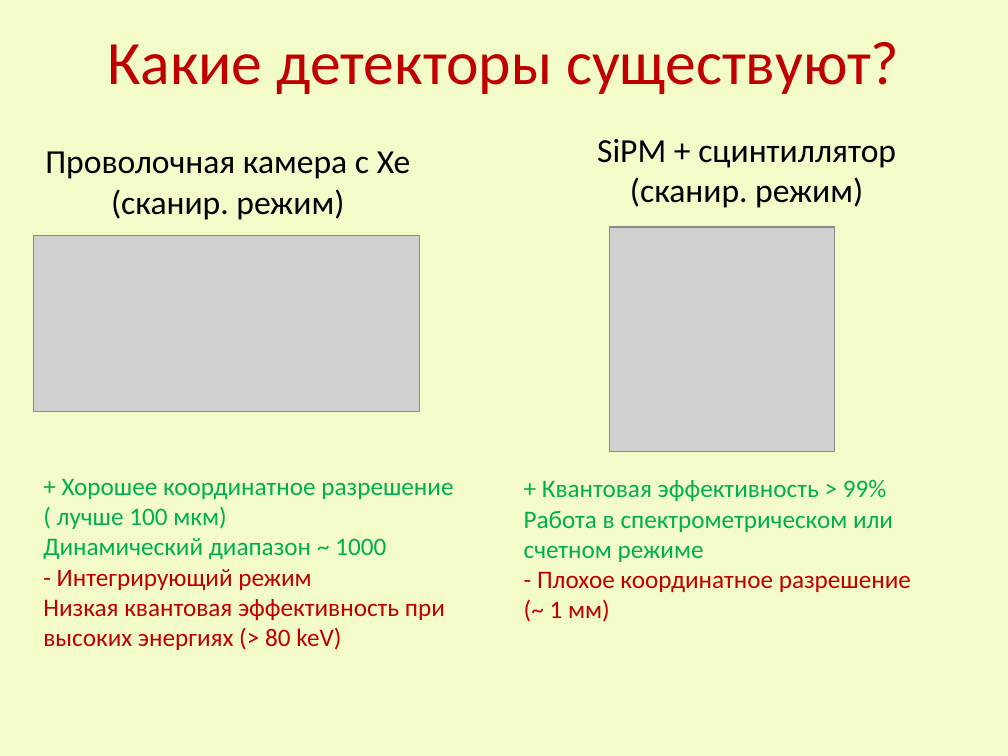
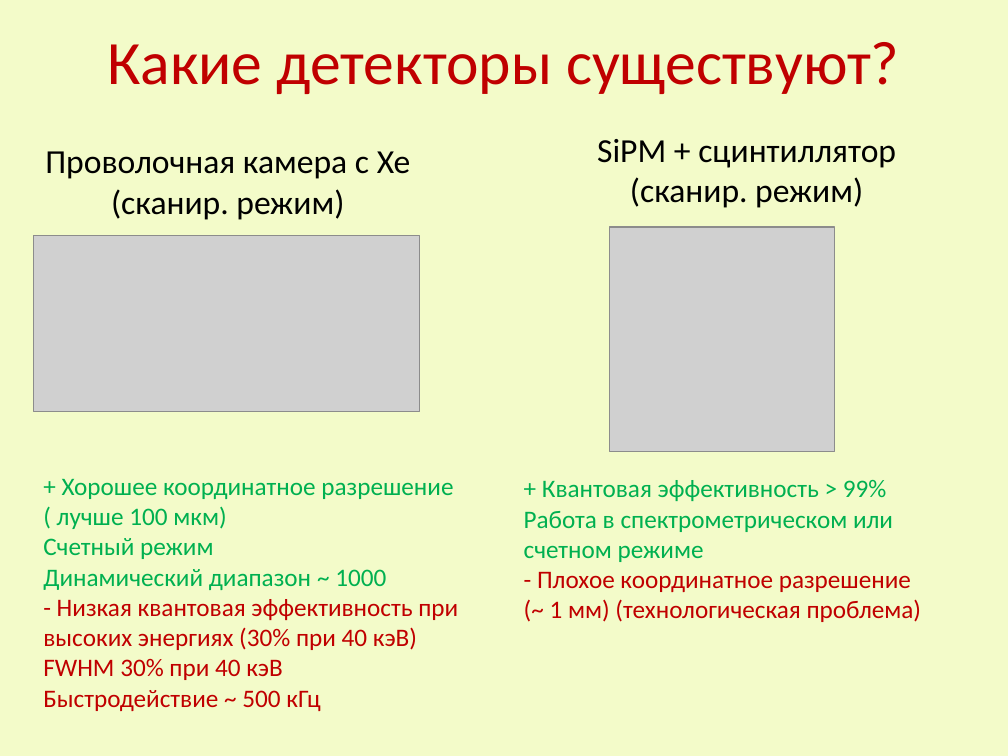
Before and after one commit to Vlad-ole/Presentations, a slide deck: slide 5 of March_2015/Oleynikov_.pptx. Drawn at 1008x756 pixels with LibreOffice and Linux fonts; fonts in the diff are those of the drawing; grey boxes stand for pictures. Boxes give left, top, right and bottom in pixels: in the first picture for what was removed or moved away, otherwise in the second. Text is boxed around its words. In the diff, an @@ line names an element or a change of style, - is before the commit and + after.

```diff
--- a/March_2015/Oleynikov_.pptx
+++ b/March_2015/Oleynikov_.pptx
@@ text at [43, 538, 458, 711]: text changed @@
-Динамический диапазон ~ 1000
-- Интегрирующий режим
-Низкая квантовая эффективность при высоких энергиях (> 80 keV)
+Счетный режим
+Динамический диапазон ~ 1000
+- Низкая квантовая эффективность при высоких энергиях (30% при 40 кэВ)
+FWHM 30% при 40 кэВ
+Быстродействие ~ 500 кГц
@@ text at [537, 571, 922, 622]: text changed @@
-- Плохое координатное разрешение
-(~ 1 мм)
+- Плохое координатное разрешение
+(~ 1 мм) (технологическая проблема)
```
Also in this commit, not shown: 4 other slides changed.
